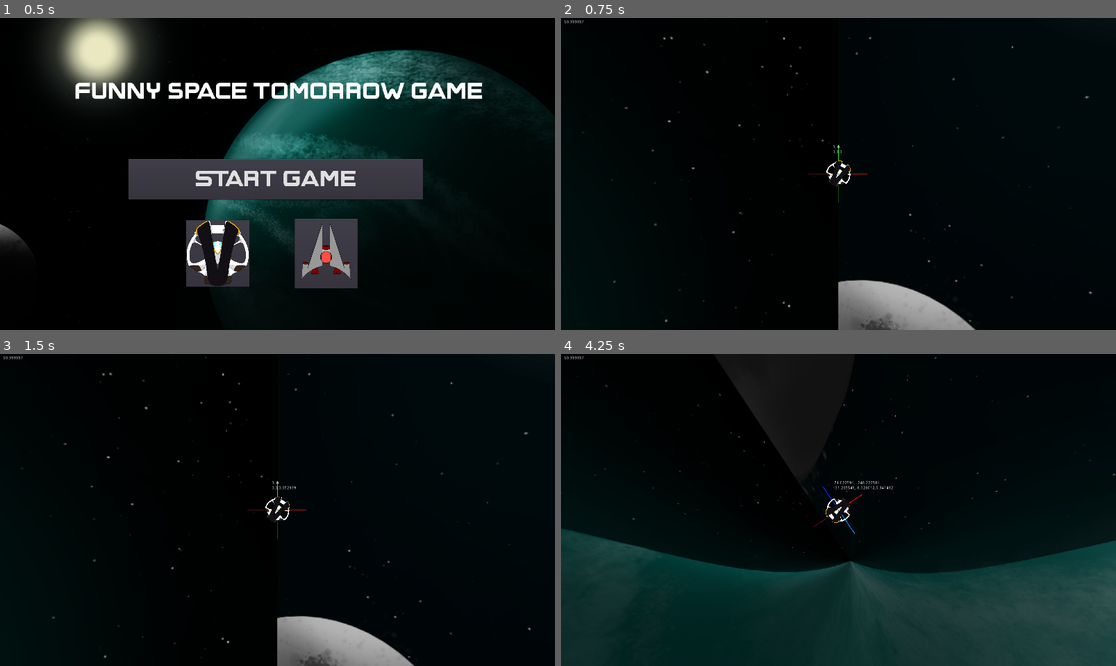
Above: before the commit, frames 1-4 (two rows, left to right).
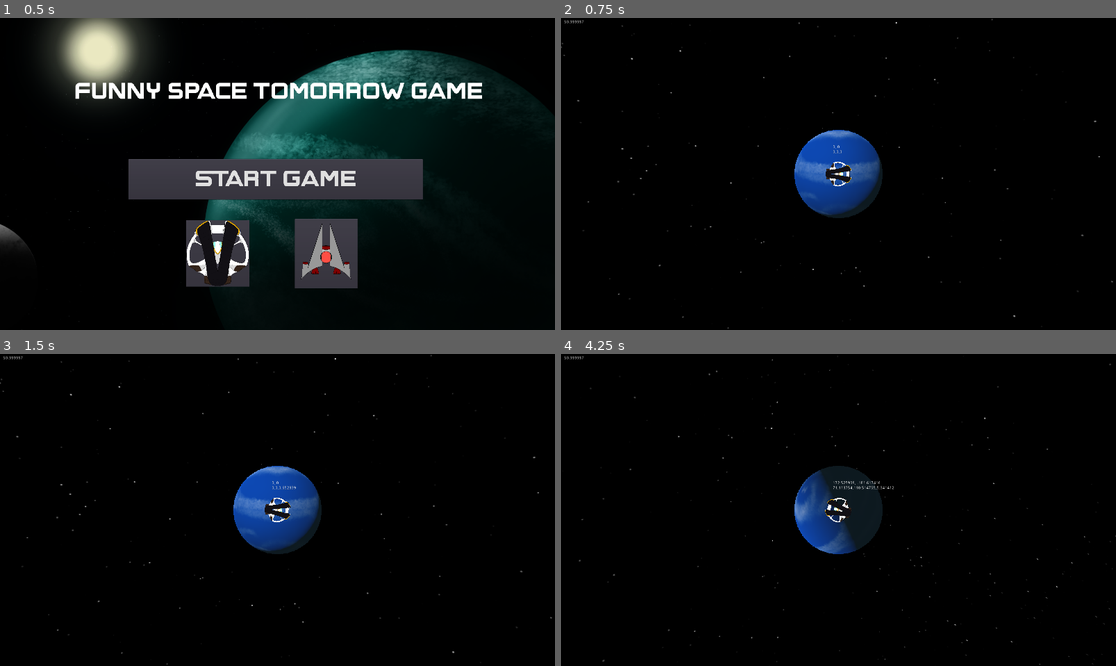
Above: after the commit, the same moments.

Repository: Muxed0/project_tomorrow
Game: Godot game, scene res://ui/main_menu/main_menu.tscn
Two runs of this game, one before a commit and one after it. Both use one fixed random seed, a clock stepped at 60 frames per second and the inputs below.
Inputs:
- Up to frame 1 (0.5 s): no input
- Up to frame 2 (0.75 s): click "Start Game" at 0.5 s
- Up to frame 3 (1.5 s): tap Enter at 1.25 s; hold D (move_right) from 1.28 s (still down)
- Up to frame 4 (4.25 s): release D (move_right) at 2.03 s; hold S (move_down) 2.03-2.78 s; hold D (move_right) 2.78-3.53 s; hold W (move_up) from 3.53 s (still down)

Frame 1 is identical in both runs. In frame 2, 6.5% of the frame differs, in the area x 0-100%, y 0-100%; in frame 3, 6.4%; in frame 4, 38%.

Commit message:
Added an actual environment

Diff:
--- a/game/entities/player/ships/player_ship.gd
+++ b/game/entities/player/ships/player_ship.gd
@@ -15,7 +15,7 @@
 var spin = 0
 
 func _ready():
-	rotation = PI/6
+	rotation = PI/2
 
 	ship_data = get_node("/root/ShipData")
 
--- a/game/world/battle/3d_cam.gd
+++ b/game/world/battle/3d_cam.gd
@@ -24,8 +24,9 @@
 	rot_speed = ship_data.ship_velocity.length()
 	if rot_speed != 0:
 		rotate_object_local(Vector3(rot_axis.y,rot_axis.x,rot_axis.z), rot_speed * SPEED_SCALE)
-	print(rot_axis)
 
 	translation.y = - radius * sin(rotation.x)
 	translation.x = radius * cos(rotation.x) * sin(rotation.y)
 	translation.z = radius * cos(rotation.x) * cos(rotation.y)
+
+	print(rotation_degrees)
--- a/game/world/battle/battle_stage_1.tscn
+++ b/game/world/battle/battle_stage_1.tscn
@@ -21,13 +21,13 @@
 size = Vector2( 2560, 1440 )
 render_target_v_flip = true
 
-[node name="3D_scene" type="Spatial" parent="3D_viewport"]
+[node name="Spatial" type="Spatial" parent="3D_viewport"]
 
-[node name="3D_cam" type="Camera" parent="3D_viewport/3D_scene"]
-transform = Transform( 1, 0, 0, 0, 1, 0, 0, 0, 1, 0, 0, 51.0636 )
+[node name="3D_cam" type="Camera" parent="3D_viewport/Spatial"]
+transform = Transform( 1, 0, 0, 0, 1, 0, 0, 0, 1, 0, 0, 6.79735 )
 script = ExtResource( 7 )
 
-[node name="3D_place_1" parent="3D_viewport/3D_scene" instance=ExtResource( 10 )]
+[node name="3D_place_1" parent="3D_viewport/Spatial" instance=ExtResource( 10 )]
 
 [node name="player_cam" type="Camera2D" parent="."]
 current = true
@@ -80,7 +80,7 @@
 
 [node name="player_ship" parent="." instance=ExtResource( 2 )]
 
-[connection signal="wrap_x" from="3D_viewport/3D_scene/3D_cam" to="player_ship" method="_on_3D_cam_wrap_x"]
-[connection signal="wrap_x" from="3D_viewport/3D_scene/3D_cam" to="." method="_on_3D_cam_wrap_x"]
-[connection signal="wrap_y" from="3D_viewport/3D_scene/3D_cam" to="player_ship" method="_on_3D_cam_wrap_y"]
-[connection signal="wrap_y" from="3D_viewport/3D_scene/3D_cam" to="." method="_on_3D_cam_wrap_y"]
+[connection signal="wrap_x" from="3D_viewport/Spatial/3D_cam" to="player_ship" method="_on_3D_cam_wrap_x"]
+[connection signal="wrap_x" from="3D_viewport/Spatial/3D_cam" to="." method="_on_3D_cam_wrap_x"]
+[connection signal="wrap_y" from="3D_viewport/Spatial/3D_cam" to="player_ship" method="_on_3D_cam_wrap_y"]
+[connection signal="wrap_y" from="3D_viewport/Spatial/3D_cam" to="." method="_on_3D_cam_wrap_y"]
--- a/game/world/places/3D_place_1.tscn
+++ b/game/world/places/3D_place_1.tscn
@@ -1,78 +1,38 @@
-[gd_scene load_steps=13 format=2]
+[gd_scene load_steps=7 format=2]
 
-[ext_resource path="res://world/battle/background01.png" type="Texture" id=1]
+[ext_resource path="res://world/places/background1.png" type="Texture" id=1]
+[ext_resource path="res://world/places/planet01.png" type="Texture" id=2]
 
-[sub_resource type="PanoramaSky" id=1]
+[sub_resource type="SpatialMaterial" id=2]
+albedo_texture = ExtResource( 2 )
+metallic_specular = 0.0
+emission_enabled = true
+emission = Color( 0.690196, 0.972549, 1, 1 )
+emission_energy = 0.01
+emission_operator = 0
+emission_on_uv2 = false
+
+[sub_resource type="SphereMesh" id=1]
+material = SubResource( 2 )
+
+[sub_resource type="PanoramaSky" id=3]
 panorama = ExtResource( 1 )
 
-[sub_resource type="Environment" id=2]
+[sub_resource type="Environment" id=4]
 background_mode = 2
-background_sky = SubResource( 1 )
-
-[sub_resource type="CapsuleMesh" id=4]
-radius = 0.1
-mid_height = 5.0
-
-[sub_resource type="SpatialMaterial" id=5]
-albedo_color = Color( 0, 0.6, 1, 1 )
-
-[sub_resource type="CapsuleMesh" id=6]
-radius = 0.1
-mid_height = 5.0
-
-[sub_resource type="SpatialMaterial" id=7]
-albedo_color = Color( 0.823529, 0, 0, 1 )
-
-[sub_resource type="CapsuleMesh" id=8]
-radius = 0.1
-mid_height = 5.0
-
-[sub_resource type="SpatialMaterial" id=9]
-albedo_color = Color( 0, 0.913725, 0.164706, 1 )
-
-[sub_resource type="SpatialMaterial" id=10]
-albedo_color = Color( 0, 0.203922, 1, 1 )
-
-[sub_resource type="SpatialMaterial" id=11]
-albedo_color = Color( 0.00392157, 0.290196, 0, 1 )
-
-[sub_resource type="SpatialMaterial" id=12]
-albedo_color = Color( 0.329412, 0, 0, 1 )
+background_sky = SubResource( 3 )
+ambient_light_color = Color( 1, 1, 1, 1 )
+ambient_light_sky_contribution = 0.99
 
 [node name="3D_place_1" type="Spatial"]
 
-[node name="WorldEnvironment" type="WorldEnvironment" parent="."]
-environment = SubResource( 2 )
+[node name="planet" type="MeshInstance" parent="."]
+mesh = SubResource( 1 )
+material/0 = null
+
+[node name="stars_environment" type="WorldEnvironment" parent="."]
+environment = SubResource( 4 )
 
 [node name="DirectionalLight" type="DirectionalLight" parent="."]
-transform = Transform( 0.883904, 0, 0.467668, -0.212026, 0.891323, 0.400734, -0.416843, -0.453368, 0.787845, 0, 0, 21.4267 )
-
-[node name="z_pill" type="MeshInstance" parent="."]
-transform = Transform( 1, 0, 0, 0, 1, 0, 0, 0, 1, 0, 0, 2.29171 )
-mesh = SubResource( 4 )
-material/0 = SubResource( 5 )
-
-[node name="x_pill" type="MeshInstance" parent="."]
-transform = Transform( -4.37114e-08, 0, 1, 0, 1, 0, -1, 0, -4.37114e-08, 2.33997, 0, 0 )
-mesh = SubResource( 6 )
-material/0 = SubResource( 7 )
-
-[node name="y_pill" type="MeshInstance" parent="."]
-transform = Transform( 1, 0, 0, 0, -4.37114e-08, -1, 0, 1, -4.37114e-08, 0, 2.34865, 0 )
-mesh = SubResource( 8 )
-material/0 = SubResource( 9 )
-
-[node name="z_pill2" type="MeshInstance" parent="."]
-transform = Transform( 1, 0, 0, 0, 1, 0, 0, 0, 1, 0, 0, -2.50213 )
-mesh = SubResource( 4 )
-material/0 = SubResource( 10 )
-
-[node name="y_pill2" type="MeshInstance" parent="."]
-transform = Transform( 1, 0, 0, 0, -4.37114e-08, 1, 0, -1, -4.37114e-08, 0, -2.39671, 0 )
-mesh = SubResource( 8 )
-material/0 = SubResource( 11 )
-
-[node name="x_pill2" type="MeshInstance" parent="."]
-transform = Transform( -4.37114e-08, 0, -1, 0, 1, 0, 1, 0, -4.37114e-08, -2.63193, 0, 0 )
-mesh = SubResource( 6 )
-material/0 = SubResource( 12 )
+transform = Transform( 0.864713, 0.235683, -0.443536, 0, 0.88307, 0.46924, 0.502266, -0.405758, 0.763603, 0, 0, 9.5475 )
+shadow_enabled = true
--- /dev/null
+++ b/game/world/places/3D_place_debug.tscn
@@ -0,0 +1,78 @@
+[gd_scene load_steps=13 format=2]
+
+[ext_resource path="res://testing/rolltex.png" type="Texture" id=1]
+
+[sub_resource type="PanoramaSky" id=1]
+panorama = ExtResource( 1 )
+
+[sub_resource type="Environment" id=2]
+background_mode = 2
+background_sky = SubResource( 1 )
+
+[sub_resource type="CapsuleMesh" id=3]
+radius = 0.1
+mid_height = 5.0
+
+[sub_resource type="SpatialMaterial" id=4]
+albedo_color = Color( 0, 0.6, 1, 1 )
+
+[sub_resource type="CapsuleMesh" id=5]
+radius = 0.1
+mid_height = 5.0
+
+[sub_resource type="SpatialMaterial" id=6]
+albedo_color = Color( 0.823529, 0, 0, 1 )
+
+[sub_resource type="CapsuleMesh" id=7]
+radius = 0.1
+mid_height = 5.0
+
+[sub_resource type="SpatialMaterial" id=8]
+albedo_color = Color( 0, 0.913725, 0.164706, 1 )
+
+[sub_resource type="SpatialMaterial" id=9]
+albedo_color = Color( 0, 0.203922, 1, 1 )
+
+[sub_resource type="SpatialMaterial" id=10]
+albedo_color = Color( 0.00392157, 0.290196, 0, 1 )
+
+[sub_resource type="SpatialMaterial" id=11]
+albedo_color = Color( 0.329412, 0, 0, 1 )
+
+[node name="3D_place_debug" type="Spatial"]
+
+[node name="WorldEnvironment" type="WorldEnvironment" parent="."]
+environment = SubResource( 2 )
+
+[node name="DirectionalLight" type="DirectionalLight" parent="."]
+transform = Transform( 0.883904, 0, 0.467668, -0.212026, 0.891323, 0.400734, -0.416843, -0.453368, 0.787845, 0, 0, 21.4267 )
+
+[node name="z_pill" type="MeshInstance" parent="."]
+transform = Transform( 1, 0, 0, 0, 1, 0, 0, 0, 1, 0, 0, 2.29171 )
+mesh = SubResource( 3 )
+material/0 = SubResource( 4 )
+
+[node name="x_pill" type="MeshInstance" parent="."]
+transform = Transform( -4.37114e-08, 0, 1, 0, 1, 0, -1, 0, -4.37114e-08, 2.33997, 0, 0 )
+mesh = SubResource( 5 )
+material/0 = SubResource( 6 )
+
+[node name="y_pill" type="MeshInstance" parent="."]
+transform = Transform( 1, 0, 0, 0, -4.37114e-08, -1, 0, 1, -4.37114e-08, 0, 2.34865, 0 )
+mesh = SubResource( 7 )
+material/0 = SubResource( 8 )
+
+[node name="z_pill2" type="MeshInstance" parent="."]
+transform = Transform( 1, 0, 0, 0, 1, 0, 0, 0, 1, 0, 0, -2.50213 )
+mesh = SubResource( 3 )
+material/0 = SubResource( 9 )
+
+[node name="y_pill2" type="MeshInstance" parent="."]
+transform = Transform( 1, 0, 0, 0, -4.37114e-08, 1, 0, -1, -4.37114e-08, 0, -2.39671, 0 )
+mesh = SubResource( 7 )
+material/0 = SubResource( 10 )
+
+[node name="x_pill2" type="MeshInstance" parent="."]
+transform = Transform( -4.37114e-08, 0, -1, 0, 1, 0, 1, 0, -4.37114e-08, -2.63193, 0, 0 )
+mesh = SubResource( 5 )
+material/0 = SubResource( 11 )
Binary file added: game/world/places/background1.png
Not shown, added: game/world/places/background1.png.import
Binary file added: game/world/places/planet01.png
Not shown, added: game/world/places/planet01.png.import
Not shown, added: art/background1.kra
Not shown, added: art/background1.kra~
Not shown, added: art/planet01.kra
Not shown, added: game/world/places/background1.png~
Not shown, added: math/mapping.m
